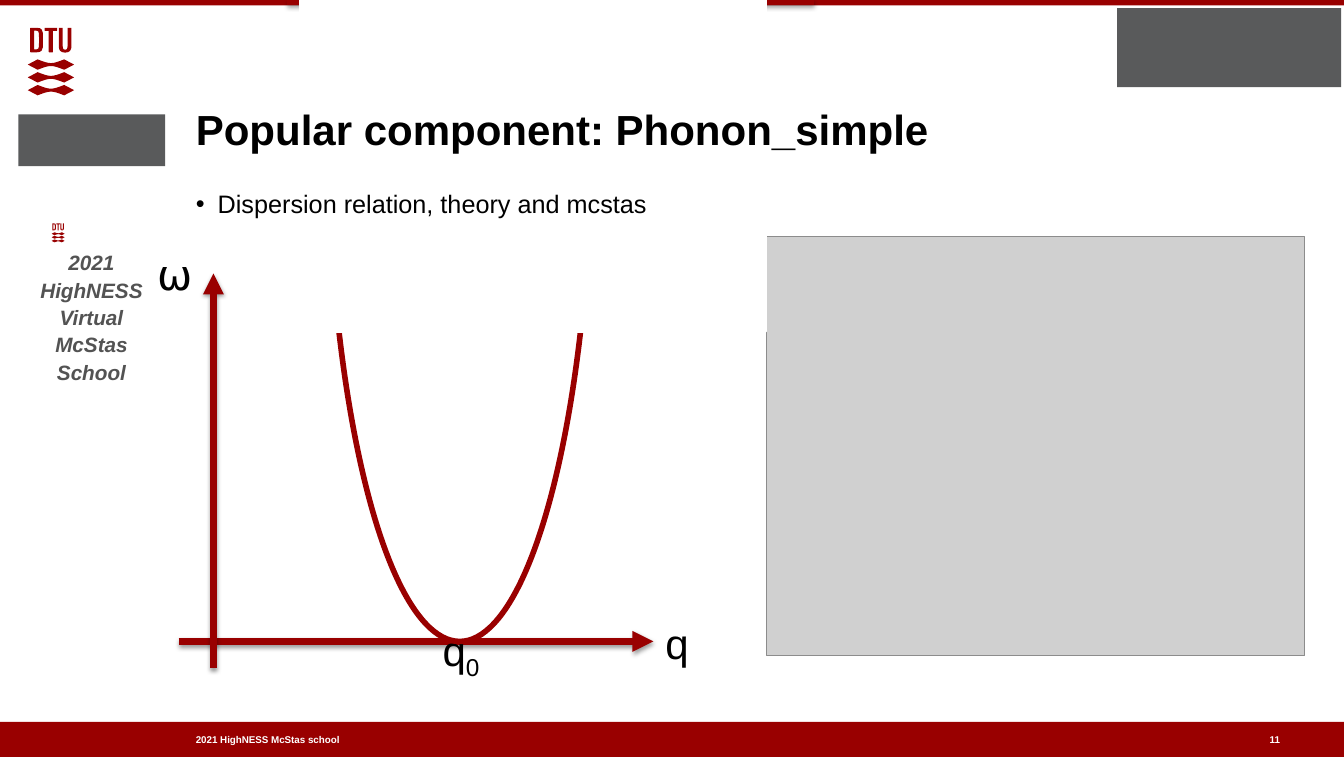
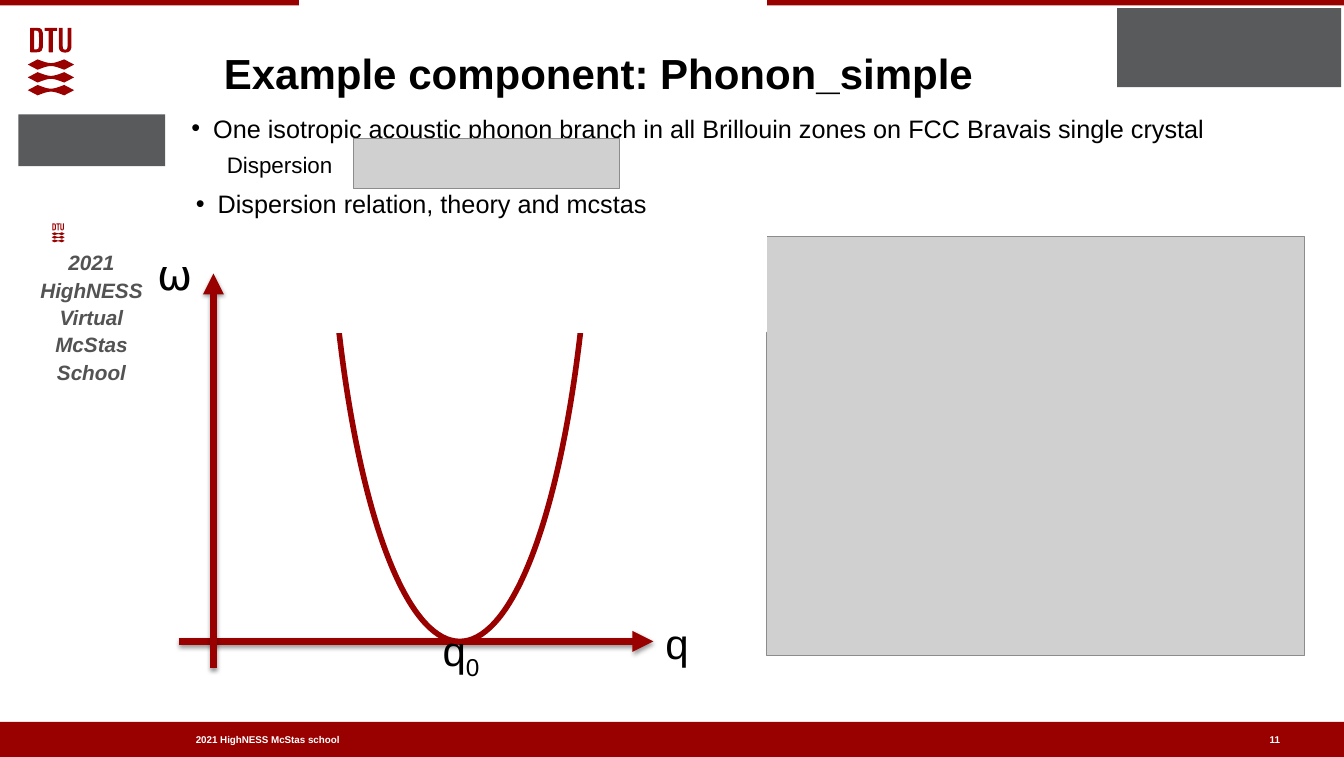
Before and after one commit to McStasMcXtrace/Schools, a slide deck: slide 11 of ESS_May_2021/Thursday_May_6th/2_Samples_II/More_samples.pptx. Drawn at 1344x757 pixels with LibreOffice and Linux fonts; fonts in the diff are those of the drawing; grey boxes stand for pictures; background and template pictures are left out. Boxes give left, top, right and bottom in pixels: in the first picture for what was removed or moved away, otherwise in the second. Text is boxed around its words. In the diff, an @@ line names an element or a change of style, - is before the commit and + after.

```diff
--- a/ESS_May_2021/Thursday_May_6th/2_Samples_II/More_samples.pptx
+++ b/ESS_May_2021/Thursday_May_6th/2_Samples_II/More_samples.pptx
@@ title at (x1=224, y1=58, x2=973, y2=98): text changed @@
-Popular component: Phonon_simple
+Example component: Phonon_simple
@@ text added at (x1=213, y1=119, x2=1204, y2=143), 18 pt, text #000000 @@
+• One isotropic acoustic phonon branch in all Brillouin zones on FCC Bravais single crystal
@@ picture added at (x1=353, y1=138, x2=620, y2=189) @@
@@ text added at (x1=227, y1=156, x2=333, y2=178), 16 pt, text #000000 @@
+Dispersion
```
Also in this commit, not shown: 7 other slides changed, 6 slides added, 7 slides removed, 2 other files.
